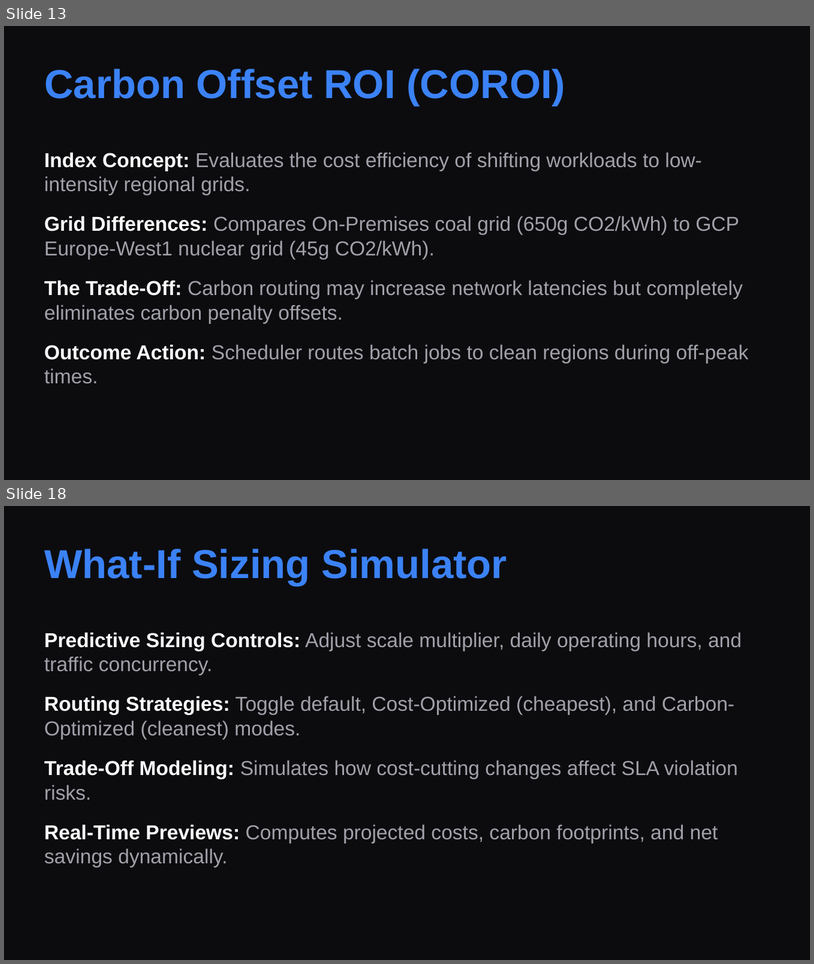
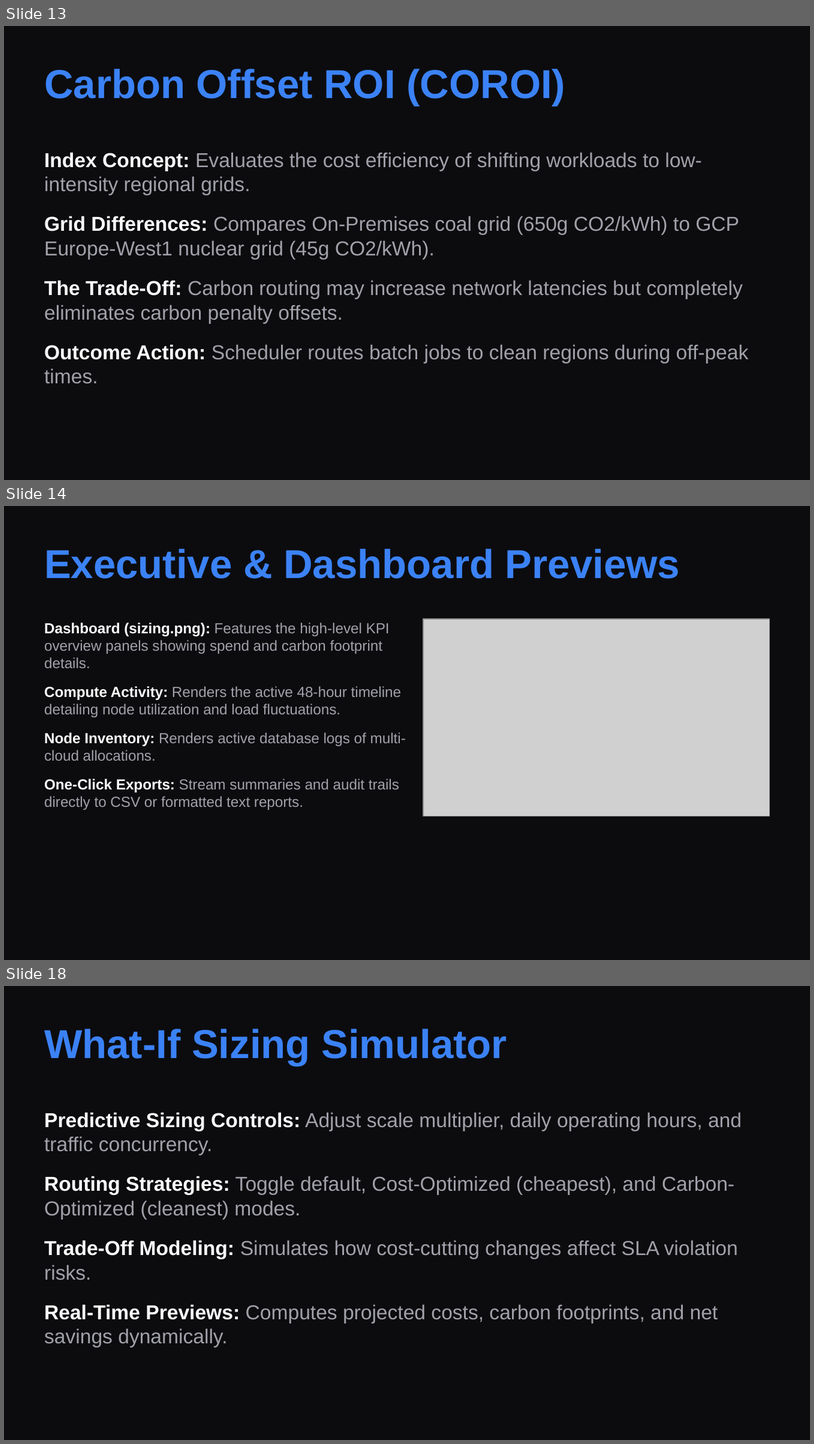
Before and after one commit to Srikanthbanoth7533/aether-gpu-finops, a slide deck: aetherfin_presentation.pptx. Shown one above the other, each under a label of ours: slides 13 and 18 before the commit, slides 13, 14 and 18 after it; the slides between them are not shown. The pictures are 814x964 and 814x1444 pixels, drawn with LibreOffice and Linux fonts; fonts in the diff are those of the drawing; grey boxes stand for pictures. Boxes give left, top, right and bottom in pixels: in the first picture for what was removed or moved away, otherwise in the second. Text is boxed around its words. In the diff, an @@ line names an element or a change of style, - is before the commit and + after.

Commit message:
Embed screenshots directly in PowerPoint slide layouts and update PDF build

```diff
--- a/aetherfin_presentation.pptx
+++ b/aetherfin_presentation.pptx
@@ slide 14 added at [4,506,810,960], background #0C0C0F @@
@@ text added at [44,549,680,579], 36 pt, text #3B82F6, bold @@
+Executive & Dashboard Previews
@@ text added at [44,622,406,810], 13 pt, text #A1A1AA @@
+Dashboard (sizing.png): Features the high-level KPI overview panels showing spend and carbon footprint details.
+Compute Activity: Renders the active 48-hour timeline detailing node utilization and load fluctuations.
+Node Inventory: Renders active database logs of multi-cloud allocations.
+One-Click Exports: Stream summaries and audit trails directly to CSV or formatted text reports.
@@ picture added at [423,619,770,816] @@
```
Also in this commit, not shown: 5 slides changed, 1 other slide added, 2 slides removed, 3 other files.
